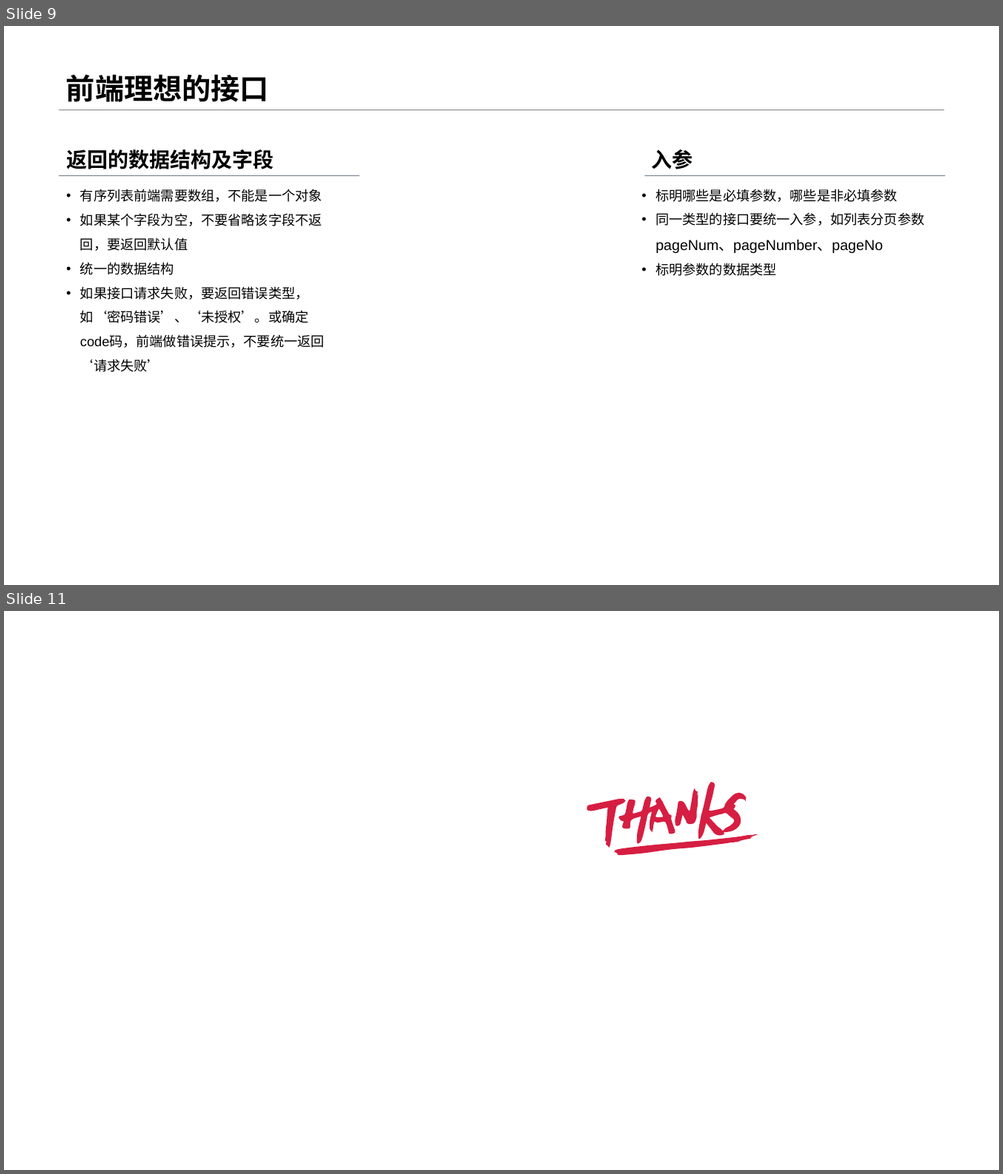
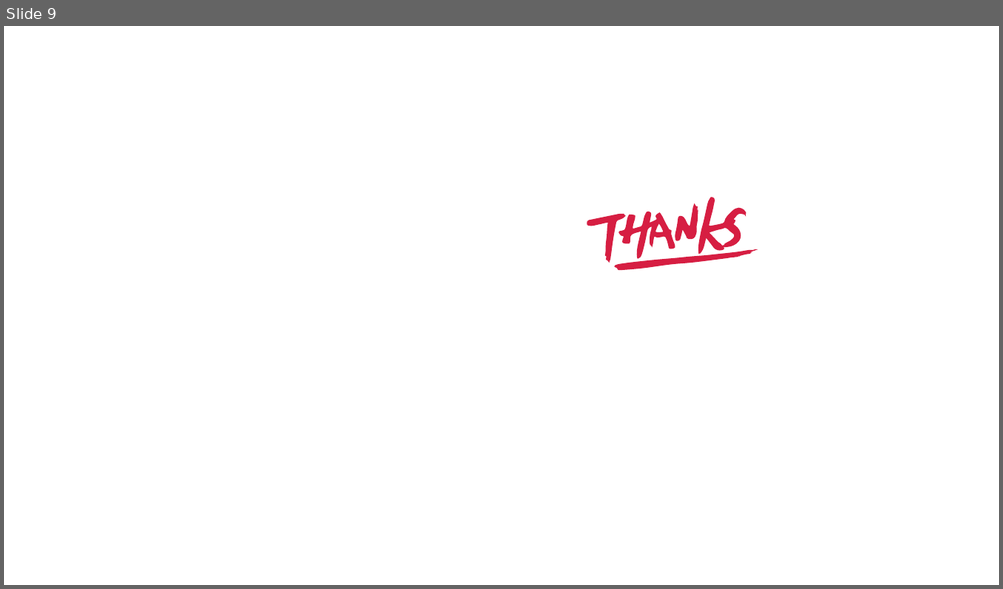
Before and after one commit to zyhahaha/note, a slide deck: share/个人简介.pptx. Shown one above the other, each under a label of ours: slides 9 and 11 before the commit, slide 9 after it; the slides between them are not shown. The pictures are 1003x1174 and 1003x589 pixels, drawn with LibreOffice and Linux fonts; fonts in the diff are those of the drawing; background and template pictures are left out. Boxes give left, top, right and bottom in pixels: in the first picture for what was removed or moved away, otherwise in the second. Text is boxed around its words. In the diff, an @@ line names an element or a change of style, - is before the commit and + after.

```diff
--- a/share/个人简介.pptx
+++ b/share/个人简介.pptx
@@ slide 9 removed at [4, 26, 999, 585], background #FFFFFF @@
@@ title removed at [66, 74, 269, 102] @@
-前端理想的接口
@@ line removed from (59, 110) to (944, 110) @@
@@ text removed at [66, 150, 273, 170] @@
-返回的数据结构及字段
@@ text removed at [651, 150, 692, 170] @@
-入参
@@ line removed from (60, 176) to (359, 176) @@
@@ line removed from (645, 175) to (945, 175) @@
@@ text removed at [80, 189, 324, 372] @@
-• 有序列表前端需要数组，不能是一个对象
-• 如果某个字段为空，不要省略该字段不返回，要返回默认值
-• 统一的数据结构
-• 如果接口请求失败，要返回错误类型，如‘密码错误’、‘未授权’。或确定code码，前端做错误提示，不要统一返回 ‘请求失败’
@@ text removed at [655, 189, 924, 276] @@
-• 标明哪些是必填参数，哪些是非必填参数
-• 同一类型的接口要统一入参，如列表分页参数pageNum、pageNumber、pageNo
-• 标明参数的数据类型
@@ what was slide 11 is now slide 9 @@
```
Also in this commit, not shown: 3 slides changed, 5 slides added, 6 other slides removed, 3 other files.
